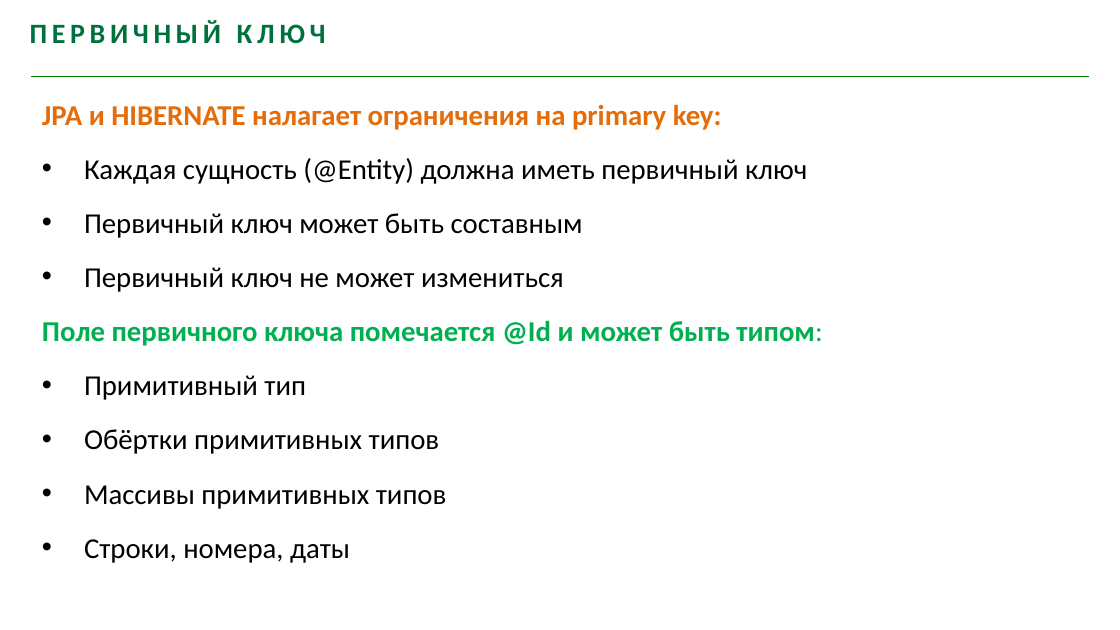
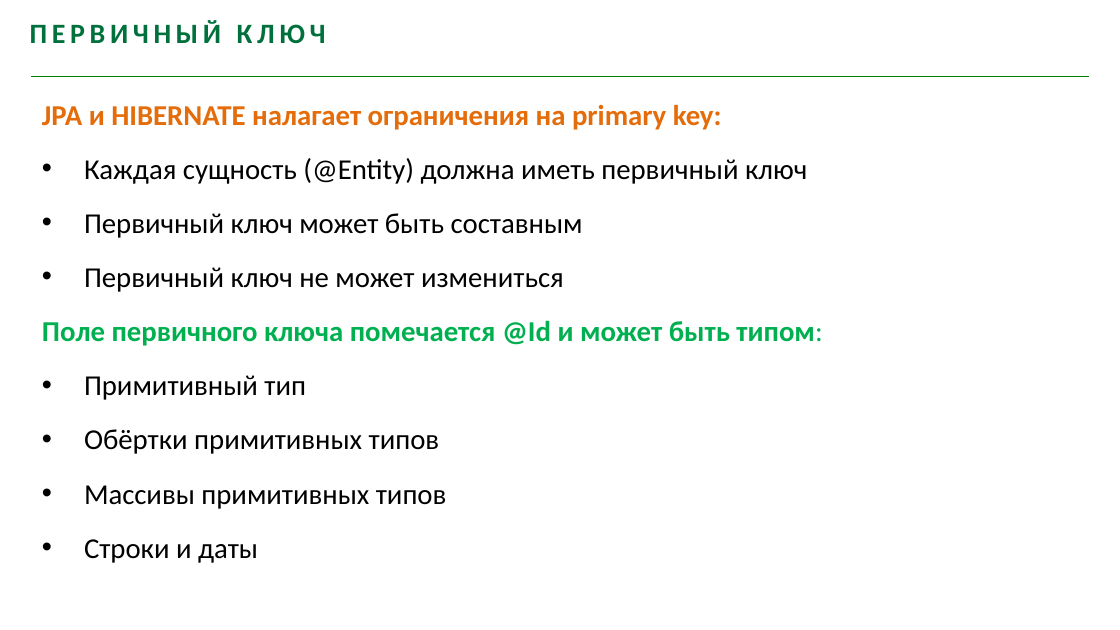
Before and after one commit to youhavebeenforked/JavaSchoolCourse, a slide deck: slide 14 of lessons/18_Hibernate/Hibernate.pptx. Drawn at 1120x630 pixels with LibreOffice and Linux fonts; fonts in the diff are those of the drawing; background and template pictures are left out. Boxes give left, top, right and bottom in pixels: in the first picture for what was removed or moved away, otherwise in the second. Text is boxed around its words. In the diff, an @@ line names an element or a change of style, - is before the commit and + after.

```diff
--- a/lessons/18_Hibernate/Hibernate.pptx
+++ b/lessons/18_Hibernate/Hibernate.pptx
@@ text at <box>84,539,258,563</box>: text changed @@
-• Строки, номера, даты
+• Строки и даты
```
Also in this commit, not shown: 2 other slides changed, 1 other file.
